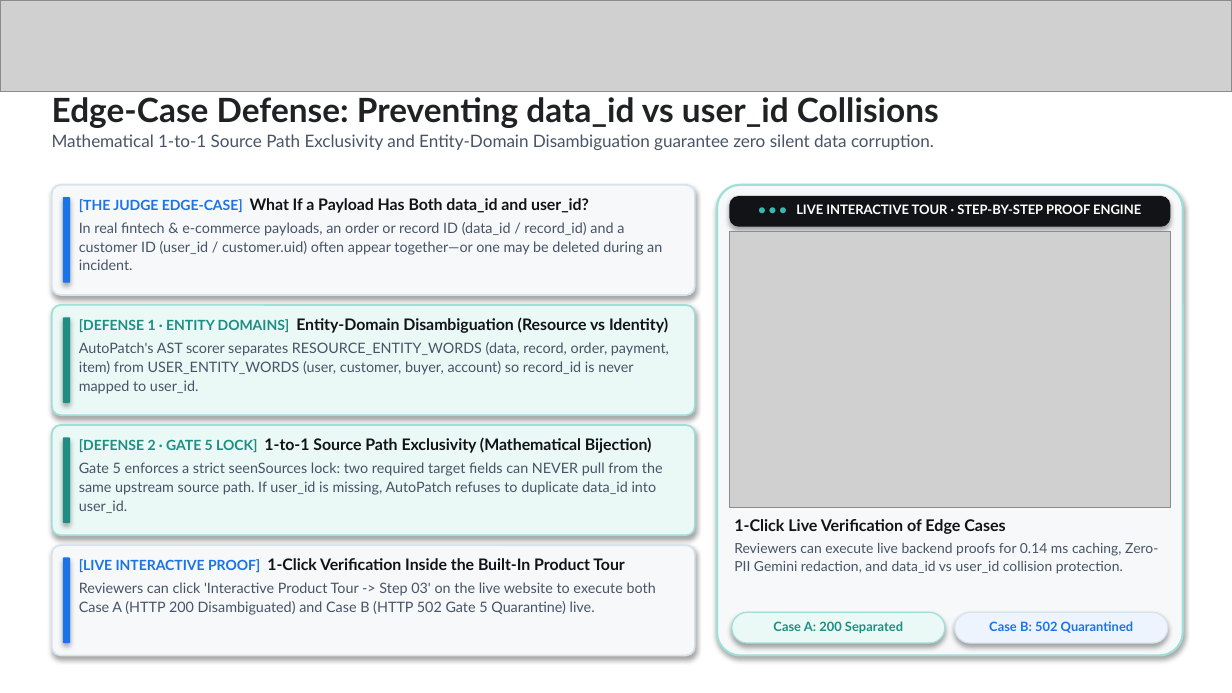
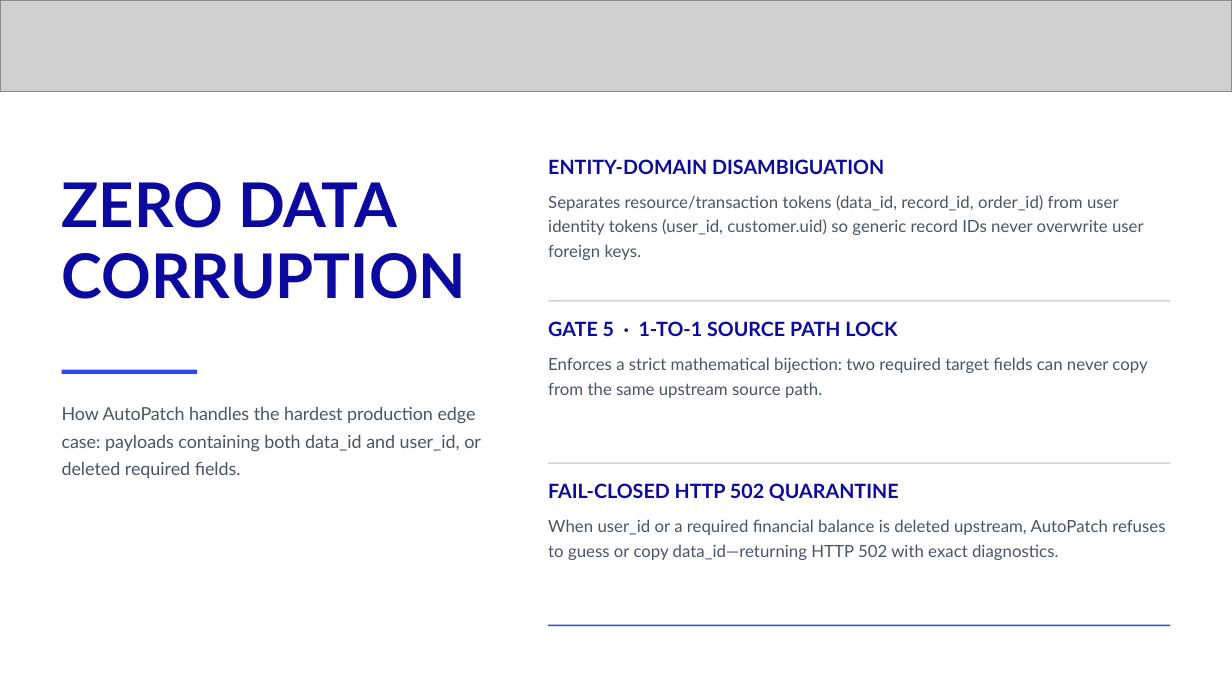
Before and after one commit to Asqi06/Buildathon, a slide deck: slide 15 of Final Prototype Submission Deck _ Startup Buildathon.pptx. Drawn at 1232x693 pixels with LibreOffice and Linux fonts; fonts in the diff are those of the drawing; grey boxes stand for pictures. Boxes give left, top, right and bottom in pixels: in the first picture for what was removed or moved away, otherwise in the second. Text is boxed around its words. In the diff, an @@ line names an element or a change of style, - is before the commit and + after.

```diff
--- a/Final Prototype Submission Deck _ Startup Buildathon.pptx
+++ b/Final Prototype Submission Deck _ Startup Buildathon.pptx
@@ text added at [548,159,884,174], 11.5 pt, text #0C0A9E, bold @@
+ENTITY-DOMAIN DISAMBIGUATION
@@ rounded rectangle removed at [52,185,695,296] @@
@@ text at [62,182,467,299]: text changed; size 10 to 36 pt; text colour #475467 to #0C0A9E; bold on @@
-Edge-Case Defense: Preventing data_id vs user_id Collisions
-Mathematical 1-to-1 Source Path Exclusivity and Entity-Domain Disambiguation guarantee zero silent data corruption.
+ZERO DATA
+CORRUPTION
@@ rounded rectangle removed at [63,197,70,282] @@
@@ text removed at [79,198,662,270] @@
-[THE JUDGE EDGE-CASE] What If a Payload Has Both data_id and user_id?
-In real fintech & e-commerce payloads, an order or record ID (data_id / record_id) and a customer ID (user_id / customer.uid) often appear together—or one may be deleted during an incident.
@@ text added at [548,195,1144,260], 9.8 pt, text #4B5563 @@
+Separates resource/transaction tokens (data_id, record_id, order_id) from user identity tokens (user_id, customer.uid) so generic record IDs never overwrite user foreign keys.
@@ rounded rectangle removed at [717,185,1183,655] @@
@@ rounded rectangle removed at [729,196,1170,227] @@
-● ● ● LIVE INTERACTIVE TOUR · STEP-BY-STEP PROOF ENGINE
@@ picture removed at [729,232,1170,508] @@
@@ rounded rectangle removed at [52,306,695,416] @@
@@ rounded rectangle removed at [63,318,70,403] @@
@@ text at [548,321,897,336]: text changed; size 8.4 to 11.5 pt; text colour #475467 to #0C0A9E; bold on @@
-[DEFENSE 1 · ENTITY DOMAINS] Entity-Domain Disambiguation (Resource vs Identity)
-AutoPatch's AST scorer separates RESOURCE_ENTITY_WORDS (data, record, order, payment, item) from USER_ENTITY_WORDS (user, customer, buyer, account) so record_id is never mapped to user_id.
+GATE 5 · 1-TO-1 SOURCE PATH LOCK
@@ rectangle added at [548,301,1170,302], fill #D1D5DB @@
@@ text added at [548,357,1147,398], 9.8 pt, text #4B5563 @@
+Enforces a strict mathematical bijection: two required target fields can never copy from the same upstream source path.
@@ rectangle added at [62,370,197,373], fill #2B4BF2 @@
@@ text added at [62,407,481,478], 10.5 pt, text #4B5563 @@
+How AutoPatch handles the hardest production edge case: payloads containing both data_id and user_id, or deleted required fields.
@@ rounded rectangle removed at [52,425,695,536] @@
@@ rounded rectangle removed at [63,437,70,522] @@
@@ text removed at [79,437,663,513] @@
-[DEFENSE 2 · GATE 5 LOCK] 1-to-1 Source Path Exclusivity (Mathematical Bijection)
-Gate 5 enforces a strict seenSources lock: two required target fields can NEVER pull from the same upstream source path. If user_id is missing, AutoPatch refuses to duplicate data_id into user_id.
@@ rectangle added at [548,462,1170,463], fill #D1D5DB @@
@@ text added at [548,483,899,501], 11.5 pt, text #0C0A9E, bold @@
+FAIL-CLOSED HTTP 502 QUARANTINE
@@ text added at [548,519,1165,560], 9.8 pt, text #4B5563 @@
+When user_id or a required financial balance is deleted upstream, AutoPatch refuses to guess or copy data_id—returning HTTP 502 with exact diagnostics.
@@ text removed at [734,519,1158,574] @@
-1-Click Live Verification of Edge Cases
-Reviewers can execute live backend proofs for 0.14 ms caching, Zero-PII Gemini redaction, and data_id vs user_id collision protection.
@@ rounded rectangle removed at [52,545,695,655] @@
@@ rounded rectangle removed at [63,557,70,642] @@
@@ text removed at [79,558,656,615] @@
-[LIVE INTERACTIVE PROOF] 1-Click Verification Inside the Built-In Product Tour
-Reviewers can click 'Interactive Product Tour -> Step 03' on the live website to execute both Case A (HTTP 200 Disambiguated) and Case B (HTTP 502 Gate 5 Quarantine) live.
@@ rectangle added at [548,625,1170,626], fill #2B4BF2 @@
@@ rounded rectangle removed at [732,612,945,643] @@
-Case A: 200 Separated
@@ rounded rectangle removed at [955,612,1168,643] @@
-Case B: 502 Quarantined
```
Also in this commit, not shown: 13 other slides changed, 4 other files.
